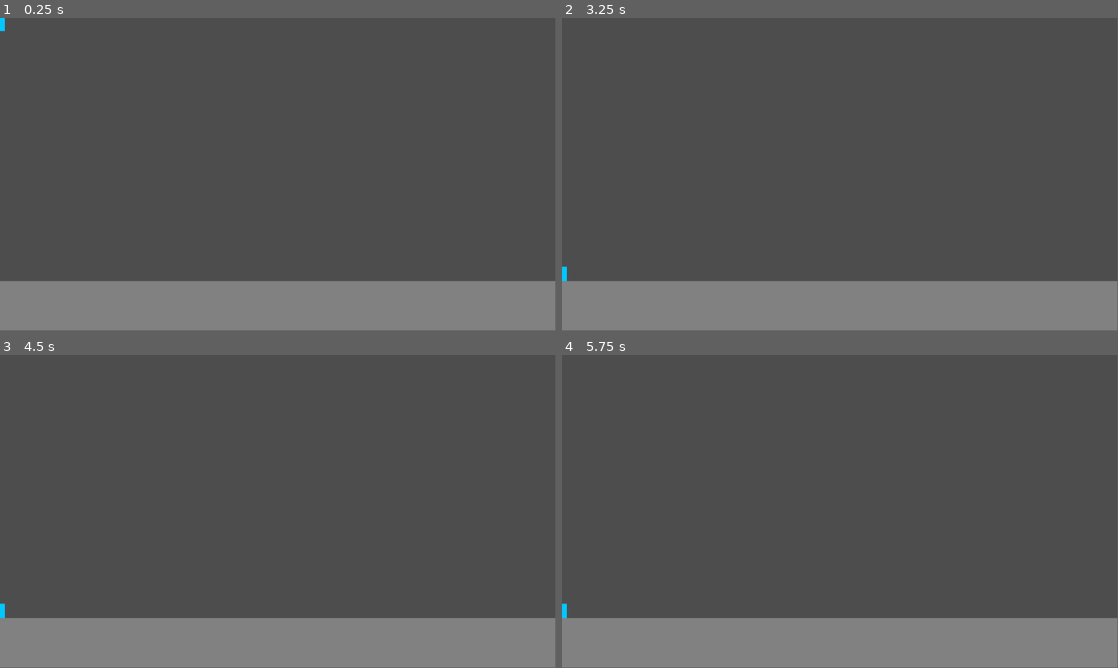
Above: before the commit, frames 1-4 (two rows, left to right).
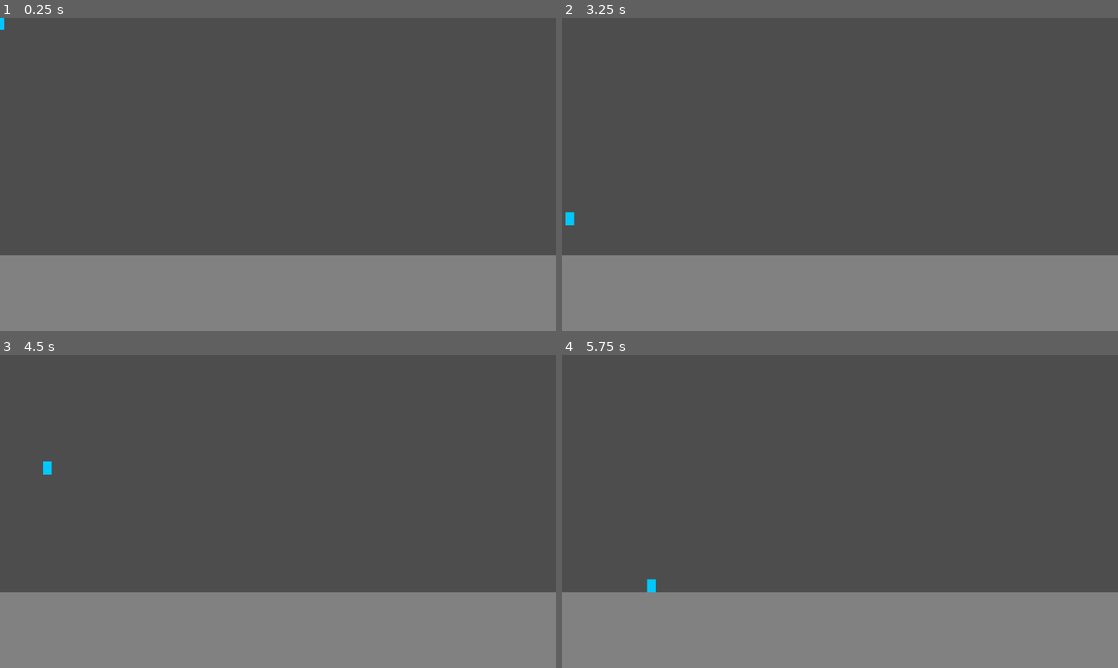
Above: after the commit, the same moments.

Repository: astrapninja/MovementTest_Godot
Game: Godot game, scene res://Levels/node_2d.tscn
The game is run twice, just before and just after one commit, with the same random seed, the same clock (stepped at 60 frames per second) and the same inputs.
Inputs:
- Up to frame 1 (0.25 s): no input
- Up to frame 2 (3.25 s): tap Enter (ui_accept) every 0.75 s from 0.5 to 2.75 s; hold Shift (sprint, bound only after the commit) 0.53-1.28 s; hold Right (ui_right) 0.53-2.03 s; tap Space (jump, bound only after the commit) at 0.77, 0.8, 1.07, 1.35, 1.52, 1.82, 2.3, 3.02 s; tap Shift (sprint, bound only after the commit) at 1.55, 2.85 s; hold A (left, bound only after the commit) 2.03-2.78 s; hold Shift (sprint, bound only after the commit) 2.03-2.78 s; hold Right (ui_right) from 2.78 s (still down)
- Up to frame 3 (4.5 s): tap Space (jump, bound only after the commit) at 3.32 s; hold Space (jump, bound only after the commit) 3.53-4.28 s; release Right (ui_right) at 4.28 s; hold A (left, bound only after the commit) from 4.28 s (still down); tap Shift (sprint, bound only after the commit) at 4.35 s
- Up to frame 4 (5.75 s): tap Space (jump, bound only after the commit) at 4.52, 4.82, 5.3 s; release A (left, bound only after the commit) at 5.03 s; hold Right (ui_right) from 5.03 s (still down); hold Shift (sprint, bound only after the commit) from 5.03 s (still down)
In our replay, the window is 799x449 before the commit and 800x450 after it. These sizes can differ from the game's own. Grey fills any space a smaller window leaves; there, only what the larger window draws over its background counts as a difference.

The runs differ from the first frame. In frame 1, 8.3% of the frame differs, in the area x 0-100%, y 0-84%; in frame 2, 8.4%, in the area x 0-100%, y 0-85%; in frame 3, 8.4%; in frame 4, 8.4%.

Commit message:
Version_0.1
+ Added Movement(I forgot when I created the repository)
+ Added stretch to viewport(As explained before, I forgot)

Diff:
--- a/project.godot
+++ b/project.godot
@@ -15,6 +15,53 @@
 config/features=PackedStringArray("4.2", "Mobile")
 config/icon="res://icon.svg"
 
+[display]
+
+window/size/viewport_width=1280
+window/size/viewport_height=720
+window/stretch/mode="viewport"
+
+[input]
+
+up={
+"deadzone": 0.5,
+"events": [Object(InputEventKey,"resource_local_to_scene":false,"resource_name":"","device":-1,"window_id":0,"alt_pressed":false,"shift_pressed":false,"ctrl_pressed":false,"meta_pressed":false,"pressed":false,"keycode":0,"physical_keycode":4194446,"key_label":0,"unicode":0,"echo":false,"script":null)
+, Object(InputEventKey,"resource_local_to_scene":false,"resource_name":"","device":-1,"window_id":0,"alt_pressed":false,"shift_pressed":false,"ctrl_pressed":false,"meta_pressed":false,"pressed":false,"keycode":0,"physical_keycode":4194320,"key_label":0,"unicode":0,"echo":false,"script":null)
+, Object(InputEventKey,"resource_local_to_scene":false,"resource_name":"","device":-1,"window_id":0,"alt_pressed":false,"shift_pressed":false,"ctrl_pressed":false,"meta_pressed":false,"pressed":false,"keycode":0,"physical_keycode":87,"key_label":0,"unicode":119,"echo":false,"script":null)
+]
+}
+down={
+"deadzone": 0.5,
+"events": [Object(InputEventKey,"resource_local_to_scene":false,"resource_name":"","device":-1,"window_id":0,"alt_pressed":false,"shift_pressed":false,"ctrl_pressed":false,"meta_pressed":false,"pressed":false,"keycode":0,"physical_keycode":83,"key_label":0,"unicode":115,"echo":false,"script":null)
+, Object(InputEventKey,"resource_local_to_scene":false,"resource_name":"","device":-1,"window_id":0,"alt_pressed":false,"shift_pressed":false,"ctrl_pressed":false,"meta_pressed":false,"pressed":false,"keycode":0,"physical_keycode":4194322,"key_label":0,"unicode":0,"echo":false,"script":null)
+, Object(InputEventKey,"resource_local_to_scene":false,"resource_name":"","device":-1,"window_id":0,"alt_pressed":false,"shift_pressed":false,"ctrl_pressed":false,"meta_pressed":false,"pressed":false,"keycode":0,"physical_keycode":4194440,"key_label":0,"unicode":0,"echo":false,"script":null)
+]
+}
+left={
+"deadzone": 0.5,
+"events": [Object(InputEventKey,"resource_local_to_scene":false,"resource_name":"","device":-1,"window_id":0,"alt_pressed":false,"shift_pressed":false,"ctrl_pressed":false,"meta_pressed":false,"pressed":false,"keycode":0,"physical_keycode":65,"key_label":0,"unicode":97,"echo":false,"script":null)
+, Object(InputEventKey,"resource_local_to_scene":false,"resource_name":"","device":-1,"window_id":0,"alt_pressed":false,"shift_pressed":false,"ctrl_pressed":false,"meta_pressed":false,"pressed":false,"keycode":0,"physical_keycode":4194319,"key_label":0,"unicode":0,"echo":false,"script":null)
+, Object(InputEventKey,"resource_local_to_scene":false,"resource_name":"","device":-1,"window_id":0,"alt_pressed":false,"shift_pressed":false,"ctrl_pressed":false,"meta_pressed":false,"pressed":false,"keycode":0,"physical_keycode":4194442,"key_label":0,"unicode":0,"echo":false,"script":null)
+]
+}
+right={
+"deadzone": 0.5,
+"events": [Object(InputEventKey,"resource_local_to_scene":false,"resource_name":"","device":-1,"window_id":0,"alt_pressed":false,"shift_pressed":false,"ctrl_pressed":false,"meta_pressed":false,"pressed":false,"keycode":0,"physical_keycode":4194321,"key_label":0,"unicode":0,"echo":false,"script":null)
+, Object(InputEventKey,"resource_local_to_scene":false,"resource_name":"","device":-1,"window_id":0,"alt_pressed":false,"shift_pressed":false,"ctrl_pressed":false,"meta_pressed":false,"pressed":false,"keycode":0,"physical_keycode":68,"key_label":0,"unicode":100,"echo":false,"script":null)
+, Object(InputEventKey,"resource_local_to_scene":false,"resource_name":"","device":-1,"window_id":0,"alt_pressed":false,"shift_pressed":false,"ctrl_pressed":false,"meta_pressed":false,"pressed":false,"keycode":0,"physical_keycode":4194444,"key_label":0,"unicode":0,"echo":false,"script":null)
+]
+}
+jump={
+"deadzone": 0.5,
+"events": [Object(InputEventKey,"resource_local_to_scene":false,"resource_name":"","device":-1,"window_id":0,"alt_pressed":false,"shift_pressed":false,"ctrl_pressed":false,"meta_pressed":false,"pressed":false,"keycode":0,"physical_keycode":32,"key_label":0,"unicode":32,"echo":false,"script":null)
+]
+}
+sprint={
+"deadzone": 0.5,
+"events": [Object(InputEventKey,"resource_local_to_scene":false,"resource_name":"","device":-1,"window_id":0,"alt_pressed":false,"shift_pressed":false,"ctrl_pressed":false,"meta_pressed":false,"pressed":false,"keycode":0,"physical_keycode":4194325,"key_label":0,"unicode":0,"echo":false,"script":null)
+]
+}
+
 [rendering]
 
 renderer/rendering_method="mobile"
